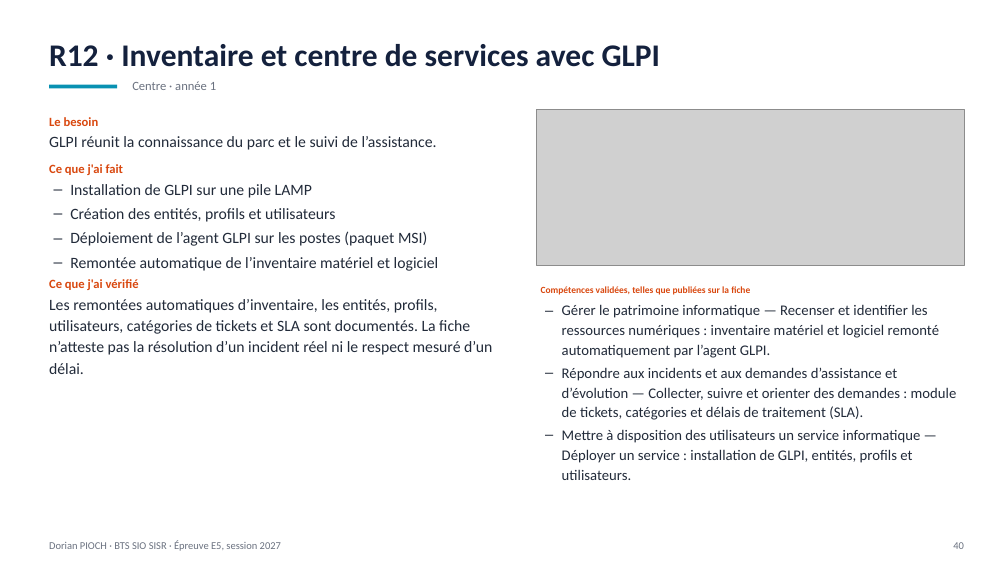
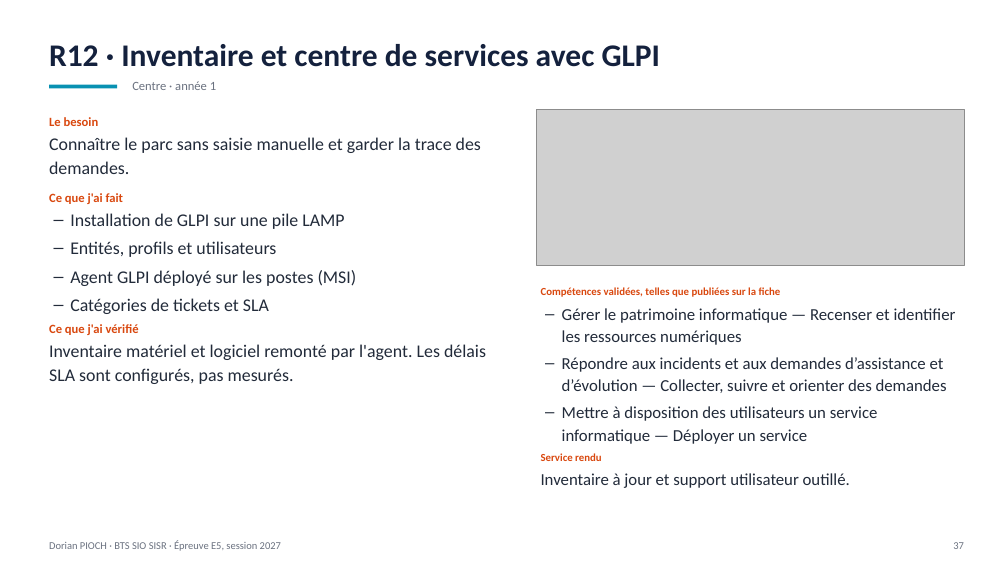
Before and after one commit to Dozyxio/dorian-pioch-e5-fichiers, a slide deck: slide 37 of Portfolio_E5_Dorian_Pioch_2027.pptx (slide 40 before the commit). Drawn at 1008x567 pixels with LibreOffice and Linux fonts; fonts in the diff are those of the drawing; grey boxes stand for pictures. Boxes give left, top, right and bottom in pixels: in the first picture for what was removed or moved away, otherwise in the second. Text is boxed around its words. In the diff, an @@ line names an element or a change of style, - is before the commit and + after.

Commit message:
E5: présentation mise à jour avec les commentaires (50 diapositives), tableau et annexe alignés

```diff
--- a/Portfolio_E5_Dorian_Pioch_2027.pptx
+++ b/Portfolio_E5_Dorian_Pioch_2027.pptx
@@ text at (x1=49, y1=137, x2=481, y2=174): text changed; size 15 to 17 pt @@
-GLPI réunit la connaissance du parc et le suivi de l’assistance.
+Connaître le parc sans saisie manuelle et garder la trace des demandes.
@@ text at (x1=70, y1=213, x2=344, y2=229): size 15 to 17 pt in "Installation de GLPI sur une pile LAMP"; more space between paragraphs @@
@@ text at (x1=70, y1=241, x2=357, y2=314): text changed; size 15 to 17 pt @@
-– Création des entités, profils et utilisateurs
-– Déploiement de l’agent GLPI sur les postes (paquet MSI)
-– Remontée automatique de l’inventaire matériel et logiciel
+– Entités, profils et utilisateurs
+– Agent GLPI déployé sur les postes (MSI)
+– Catégories de tickets et SLA
@@ text at (x1=541, y1=287, x2=781, y2=297): size 9.1 to 10.3 pt in "Compétences validées, telles que publiées sur la ..." @@
@@ text at (x1=541, y1=308, x2=956, y2=488): text changed; size 14 to 16 pt @@
-– Gérer le patrimoine informatique — Recenser et identifier les ressources numériques : inventaire matériel et logiciel remonté automatiquement par l’agent GLPI.
-– Répondre aux incidents et aux demandes d’assistance et d’évolution — Collecter, suivre et orienter des demandes : module de tickets, catégories et délais de traitement (SLA).
-– Mettre à disposition des utilisateurs un service informatique — Déployer un service : installation de GLPI, entités, profils et utilisateurs.
+– Gérer le patrimoine informatique — Recenser et identifier les ressources numériques
+– Répondre aux incidents et aux demandes d’assistance et d’évolution — Collecter, suivre et orienter des demandes
+– Mettre à disposition des utilisateurs un service informatique — Déployer un service
+Service rendu
+Inventaire à jour et support utilisateur outillé.
@@ text at (x1=49, y1=344, x2=486, y2=384): text changed; size 15 to 17 pt @@
-Les remontées automatiques d’inventaire, les entités, profils, utilisateurs, catégories de tickets et SLA sont documentés. La fiche n’atteste pas la résolution d’un incident réel ni le respect mesuré d’un délai.
+Inventaire matériel et logiciel remonté par l'agent. Les délais SLA sont configurés, pas mesurés.
@@ text at (x1=953, y1=542, x2=964, y2=549): text changed @@
-40
+37
```
Also in this commit, not shown: 45 other slides changed, 3 slides removed, 3 other files.
